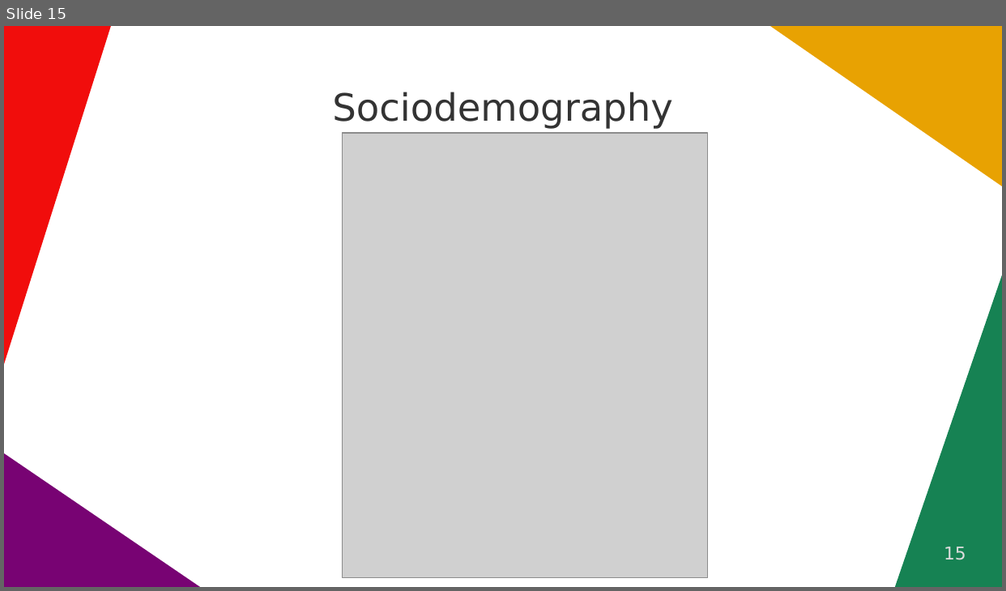
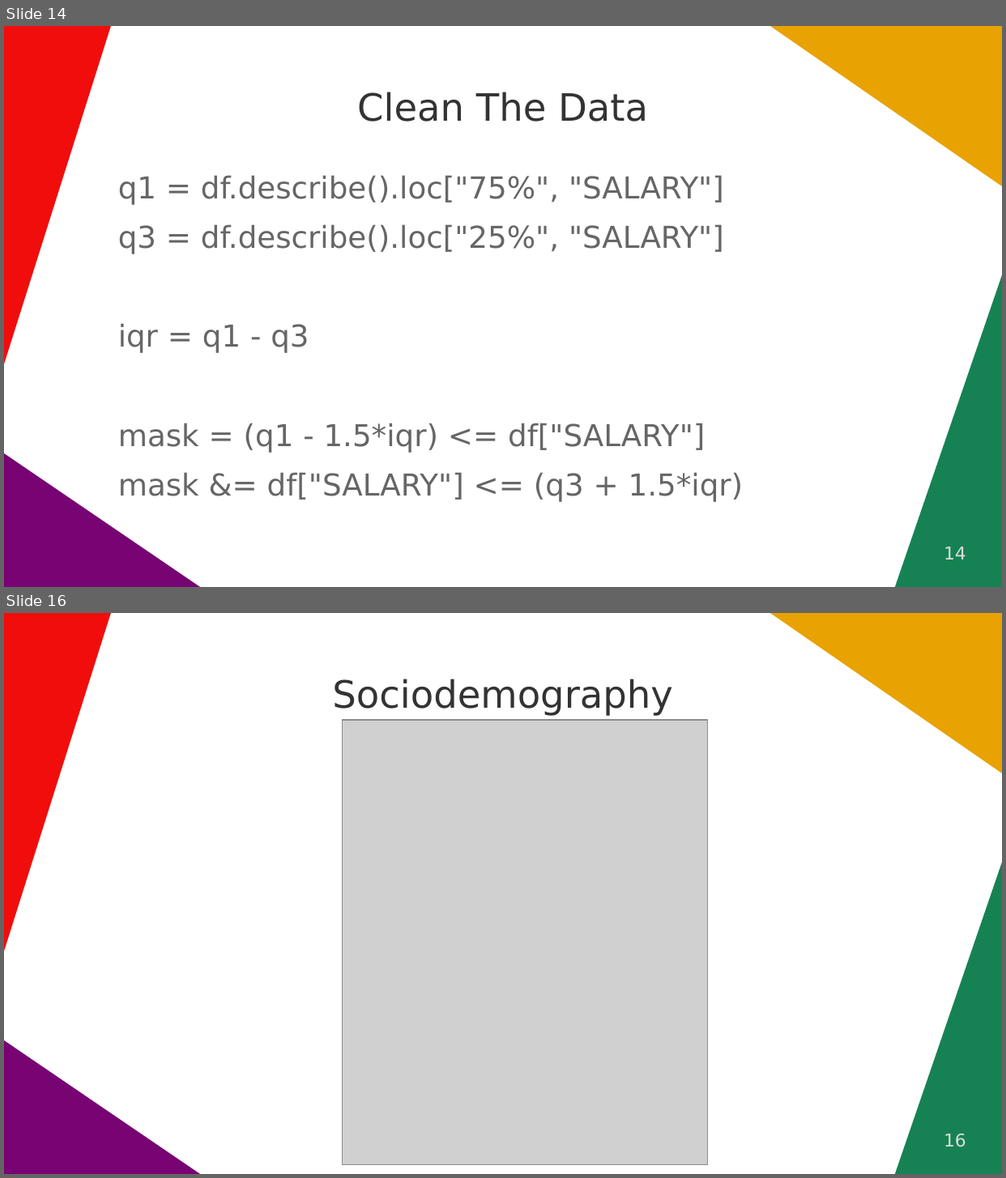
Before and after one commit to amStraszenrand/NeueFische_FirstProject_EDA, a slide deck: Presentation.odp. Shown one above the other, each under a label of ours: slide 15 before the commit, slides 14 and 16 after it; the slides between them are not shown. The pictures are 1006x591 and 1006x1178 pixels, drawn with LibreOffice and Linux fonts; fonts in the diff are those of the drawing; grey boxes stand for pictures. Boxes give left, top, right and bottom in pixels: in the first picture for what was removed or moved away, otherwise in the second. Text is boxed around its words. In the diff, an @@ line names an element or a change of style, - is before the commit and + after.

```diff
--- a/Presentation.odp
+++ b/Presentation.odp
@@ slide 14 added at [4,26,1002,587], background #FFFFFF; not listed: 4 template elements that a slide beside it also shows @@
@@ title added at [357,92,648,122], 30 pt, text #333333 @@
+Clean The Data
@@ text added at [118,175,744,502], 24 pt, text #666666 @@
+q1 = df.describe().loc["75%", "SALARY"]
+q3 = df.describe().loc["25%", "SALARY"]
+iqr = q1 - q3
+mask = (q1 - 1.5*iqr) <= df["SALARY"]
+mask &= df["SALARY"] <= (q3 + 1.5*iqr)
@@ page number added at [944,547,966,560], 14 pt, text #DDDDDD @@
+14
@@ what was slide 15 is now slide 16 @@
@@ page number at [944,1134,966,1148]: text changed @@
-15
+16
```
Also in this commit, not shown: 2 slides changed, 1 other slide added, 2 other files.
